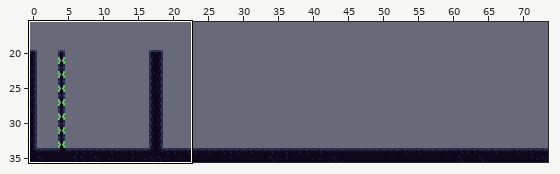
LDtk project -- map/ldtk/testmap.ldtk. Above: a wide view before the commit, with the close-up outlined.
Close-up. Old version:
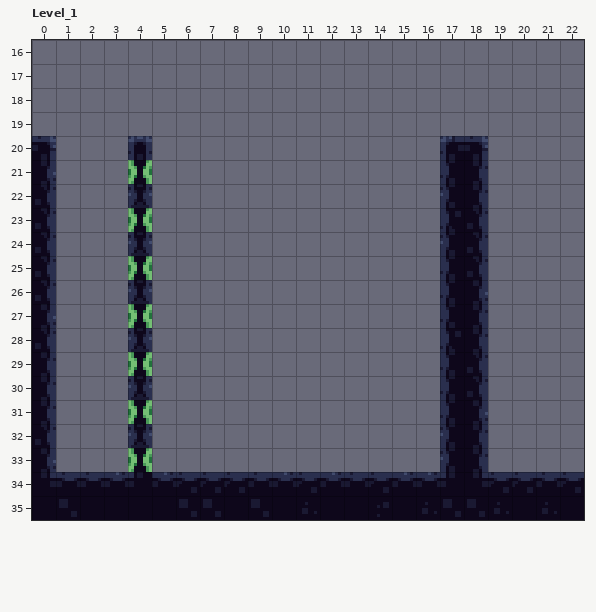
Cells are 8x8 px. Shown: Level_1 x 0..22, y 16..35.
The result:
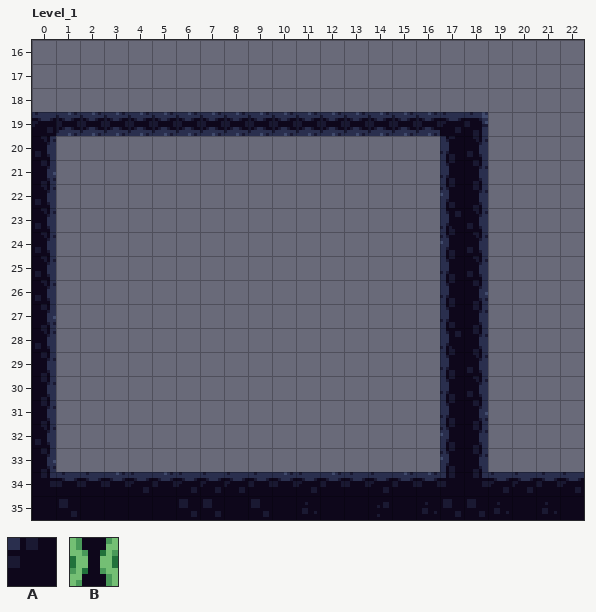
Key: from "IntGrid": A 1 "NonSticky", B 2 "Sticky".
_ is an empty cell, . an unchanged one.
Edits made:
--- layer "IntGrid"
@@ x 0..18 @@
-19 ___________________
-20 ....A..............
-21 ....B..............
-22 ....A..............
-23 ....B..............
-24 ....A..............
-25 ....B..............
-26 ....A..............
-27 ....B..............
-28 ....A..............
-29 ....B..............
-30 ....A..............
-31 ....B..............
-32 ....A..............
-33 ....B..............
+19 AAAAAAAAAAAAAAAAAAA
+20 ...._..............
+21 ...._..............
+22 ...._..............
+23 ...._..............
+24 ...._..............
+25 ...._..............
+26 ...._..............
+27 ...._..............
+28 ...._..............
+29 ...._..............
+30 ...._..............
+31 ...._..............
+32 ...._..............
+33 ...._..............
